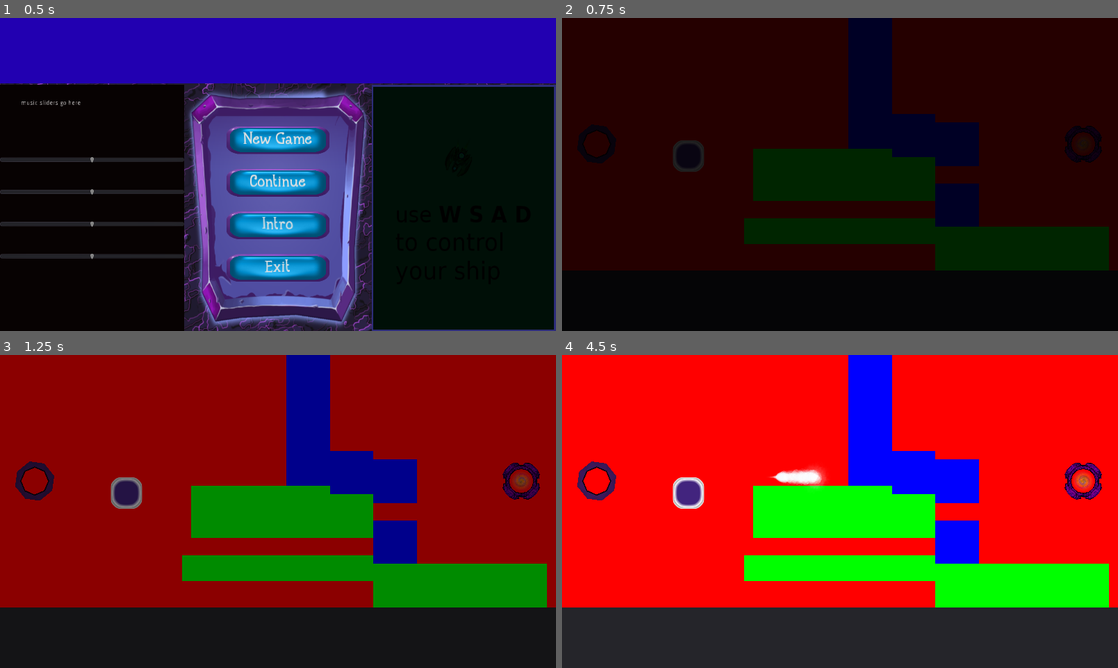
Above: before the commit, frames 1-4 (two rows, left to right).
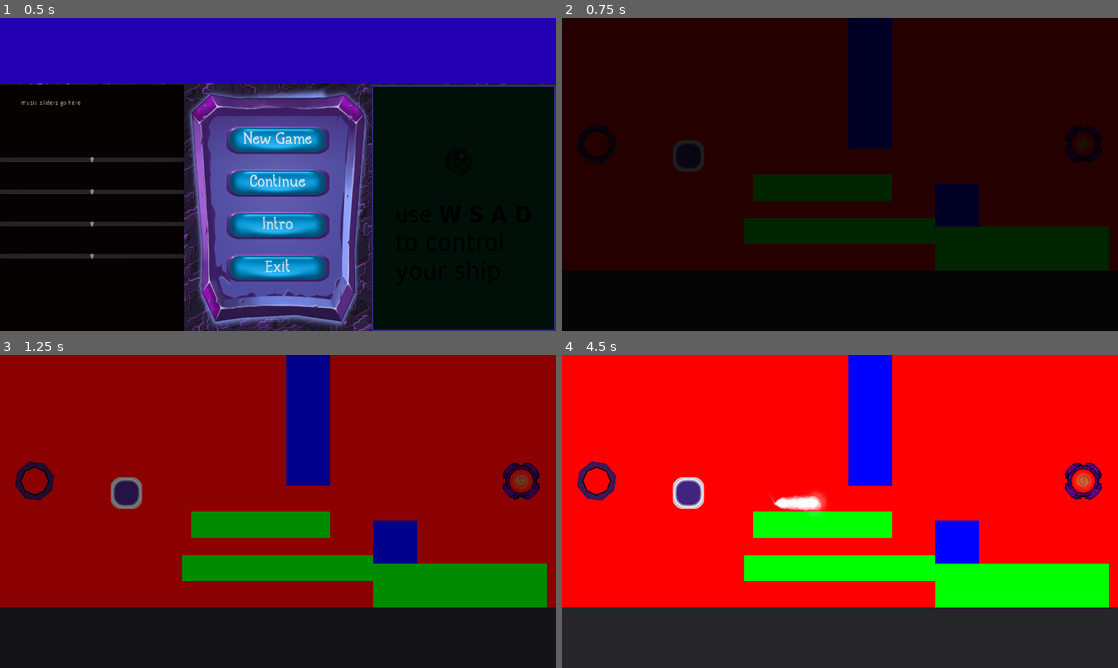
Above: after the commit, the same moments.

Repository: ktosox/Wild_Jam_03_2019
Game: Godot game, scene res://Scenes_and_Scripts/MainMenu/MainMenu.tscn
Same seed, same stepped clock (60 frames per second), same inputs: the game is played once before the commit and once after it.
Inputs (mouse positions are in pixels of both pictures, inside the frame that each line leads up to):
- Up to frame 1 (0.5 s): no input
- Up to frame 2 (0.75 s): click "New Game" at 0.5 s
- Up to frame 3 (1.25 s): no input
- Up to frame 4 (4.5 s): move the mouse to (962, 495) at 1.27 s; click (962, 495) at 1.42 s; move the mouse to (728, 527) at 2.02 s; click (728, 527) at 2.17 s; tap Enter at 2.75 s; move the mouse to (895, 442) at 2.77 s; click (895, 442) at 2.92 s; move the mouse to (812, 574) at 3.52 s; click (812, 574) at 3.67 s; move the mouse to (1006, 558) at 4.27 s; click (1006, 558) at 4.42 s

Frame 1 is identical in both runs. In frame 2, 5.3% of the frame differs, in the area x 34-75%, y 30-59%; in frame 3, 5.3%; in frame 4, 5.8%.
Error before the commit: Invalid set index 'followMouse' (on base: 'Nil') with value of type 'bool'. (res://Scenes_and_Scripts/GameCore/GameState.gd:53)
Error after the commit: Invalid set index 'followMouse' (on base: 'Nil') with value of type 'bool'. (res://Scenes_and_Scripts/GameCore/GameState.gd:44)

Commit message:
minor changes

Diff:
--- /dev/null
+++ b/Levels/0/GameLayer.tscn
@@ -0,0 +1,21 @@
+[gd_scene load_steps=3 format=2]
+
+[ext_resource path="res://Scenes_and_Scripts/GameCore/GameLayerHolder.gd" type="Script" id=1]
+[ext_resource path="res://Scenes_and_Scripts/GameCore/ColorLayer.tscn" type="PackedScene" id=2]
+
+[node name="GameLayerHolder" type="Node"]
+script = ExtResource( 1 )
+
+[node name="Background" type="ColorRect" parent="."]
+anchor_right = 1.0
+anchor_bottom = 1.0
+color = Color( 0, 0, 0, 1 )
+
+[node name="LayerRed" parent="." instance=ExtResource( 2 )]
+tile_data = PoolIntArray( 65563, 0, 0, 196614, 0, 0, 196619, 0, 0, 196624, 0, 0, 196651, 1, 0, 393239, 1, 0, 393266, 1, 0, 655379, 1, 0, 1835031, 1, 0, 1835039, 1, 0, 1900591, 0, 0, 2031623, 1, 0, 2031631, 1, 0, 2031639, 1, 0, 2031647, 1, 0 )
+
+[node name="LayerGreen" parent="." instance=ExtResource( 2 )]
+tile_data = PoolIntArray( 1179670, 1, 0, 1179678, 1, 0, 1507349, 1, 0, 1507355, 1, 0, 1507363, 1, 0, 1572907, 0, 0, 1572912, 0, 0, 1572917, 0, 0, 1572922, 0, 0, 1900597, 0, 0, 1900602, 0, 0 )
+
+[node name="LayerBlue" parent="." instance=ExtResource( 2 )]
+tile_data = PoolIntArray( 33, 0, 0, 327713, 0, 0, 655393, 0, 0, 1245227, 0, 0 )
--- a/Scenes_and_Scripts/GameCore/GameState.gd
+++ b/Scenes_and_Scripts/GameCore/GameState.gd
@@ -30,16 +30,8 @@
 	switchActiveLayer("red")
 
 
-func _process(delta):
-
-	pass
-
-
-func startPosses(callingBase):
-	currentBase = callingBase
-	switchGameMode()
-	lockPlayer(callingBase.global_position)
-
+#func _process(delta):
+#	pass
 
 func _input(event):
 	if(event.is_action("ui_cancel")):
@@ -47,19 +39,15 @@
 		get_tree().set_input_as_handled()
 	if(gameMode==0):
 	#ghost mode stuff
-
 		if(event.is_class("InputEventMouseButton") and event.is_pressed()):
 			if(event.button_index == 1): #follow on left mouse button click
 				player.followMouse = true
 			elif(event.button_index == 2): # stop following on right button click
 				player.followMouse = false
 	else:
+	#base mode stuff
 		if(event.is_class("InputEventKey") and event.is_pressed()):
 			currentBase.processInput(event)
-		pass
-		#base mode stuff
-
-
 
 
 func switchGameMode():
@@ -72,18 +60,27 @@
 		#switch to ghost mode
 		pass
 	print("gamemode: ",gameMode," is now active")
-	pass
 
+func startPosses(callingBase):
+	currentBase = callingBase
+	switchGameMode()
+	lockPlayer(callingBase.global_position)
+
+func stopPosses():
+	switchGameMode()
+	unlockPlayer()
 
 func setLayout():
 	match(Save.Level):
+		0:
+			levelLayout = preload("res://Levels/0/GameLayer.tscn")
 		1:
 			levelLayout = preload("res://Levels/1/GameLayer.tscn")
 		2:
 			levelLayout = preload("res://Levels/2/GameLayer.tscn")
 		_:
 			print("the current level is ",Save.Level," so fuck you, LOL")
-			levelLayout = preload("res://Levels/1/GameLayer.tscn")
+			levelLayout = preload("res://Levels/0/GameLayer.tscn")
 
 
 func switchActiveLayer(newLayer):
@@ -108,18 +105,16 @@
 	#triggered on achiving victory condition
 	pass
 
+func gameLost():
+	var lostScreen = gameOver.instance()
+	self.add_child(lostScreen, true)
+	get_tree().paused = true
+
 func openGameMenu():
 	var pauseMenu = gameMenu.instance()
 	self.add_child(pauseMenu, true)
 	get_tree().paused = true
 	pass
-
-func gameLost():
-	var lostScreen = gameOver.instance()
-	self.add_child(lostScreen, true)
-	get_tree().paused = true
-
-
 
 func _on_FadeInTimer_timeout():
 	#triggered once screen stops fading in,
